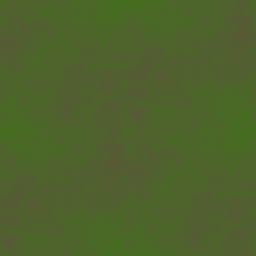
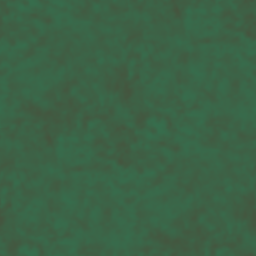
Comparing the layer stacks of the two (256, 256) images. Changes:
renamed "Visible" to "Dirt", painted on it over [0, 0, 256, 256]
showed "Background", painted on it over [0, 0, 256, 256]
